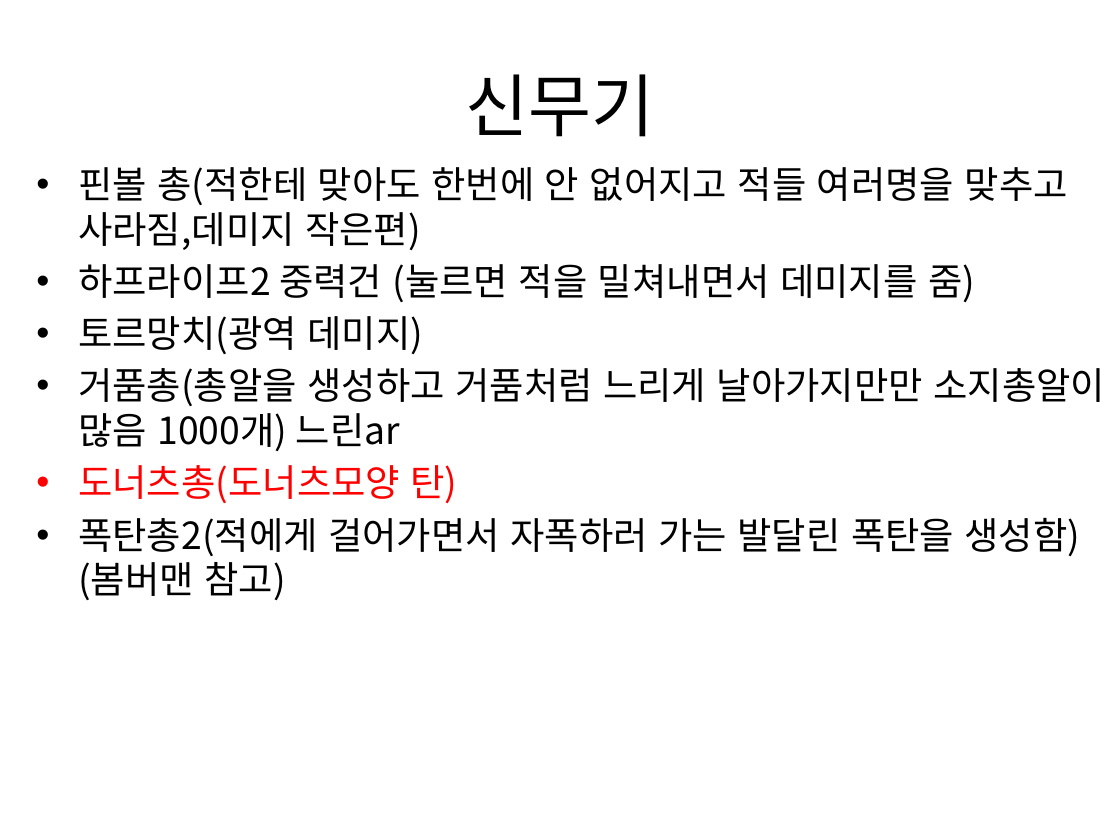
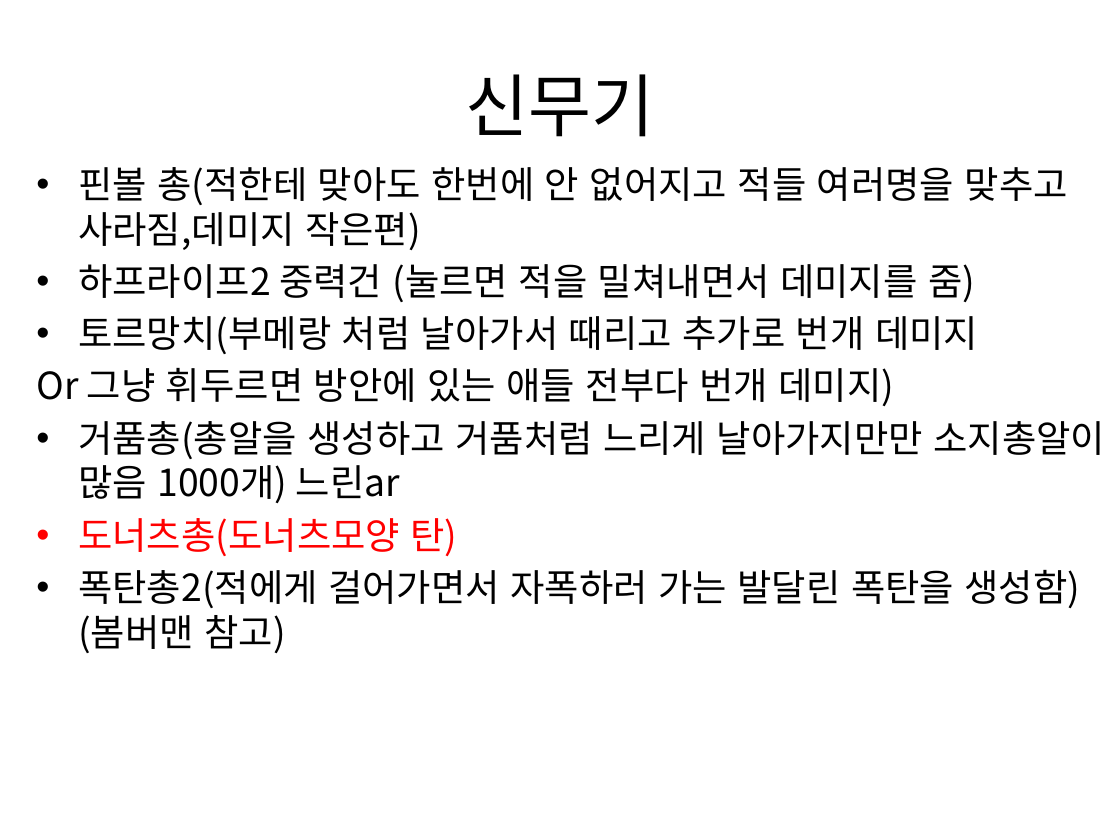
Before and after one commit to gkdlgndpdu/EscapeJail, a slide deck: slide 34 of EscapeJail/Assets/기획/스테이지1기획.pptx. Drawn at 1120x840 pixels with LibreOffice and Linux fonts; fonts in the diff are those of the drawing. Boxes give left, top, right and bottom in pixels: in the first picture for what was removed or moved away, otherwise in the second. Text is boxed around its words. In the diff, an @@ line names an element or a change of style, - is before the commit and + after.

Commit message:
ppt 저장

```diff
--- a/EscapeJail/Assets/기획/스테이지1기획.pptx
+++ b/EscapeJail/Assets/기획/스테이지1기획.pptx
@@ text at (x1=36, y1=316, x2=978, y2=406): text changed @@
-• 토르망치(광역 데미지)
+• 토르망치(부메랑 처럼 날아가서 때리고 추가로 번개 데미지
+Or 그냥 휘두르면 방안에 있는 애들 전부다 번개 데미지)
```
Also in this commit, not shown: 5 other files.
